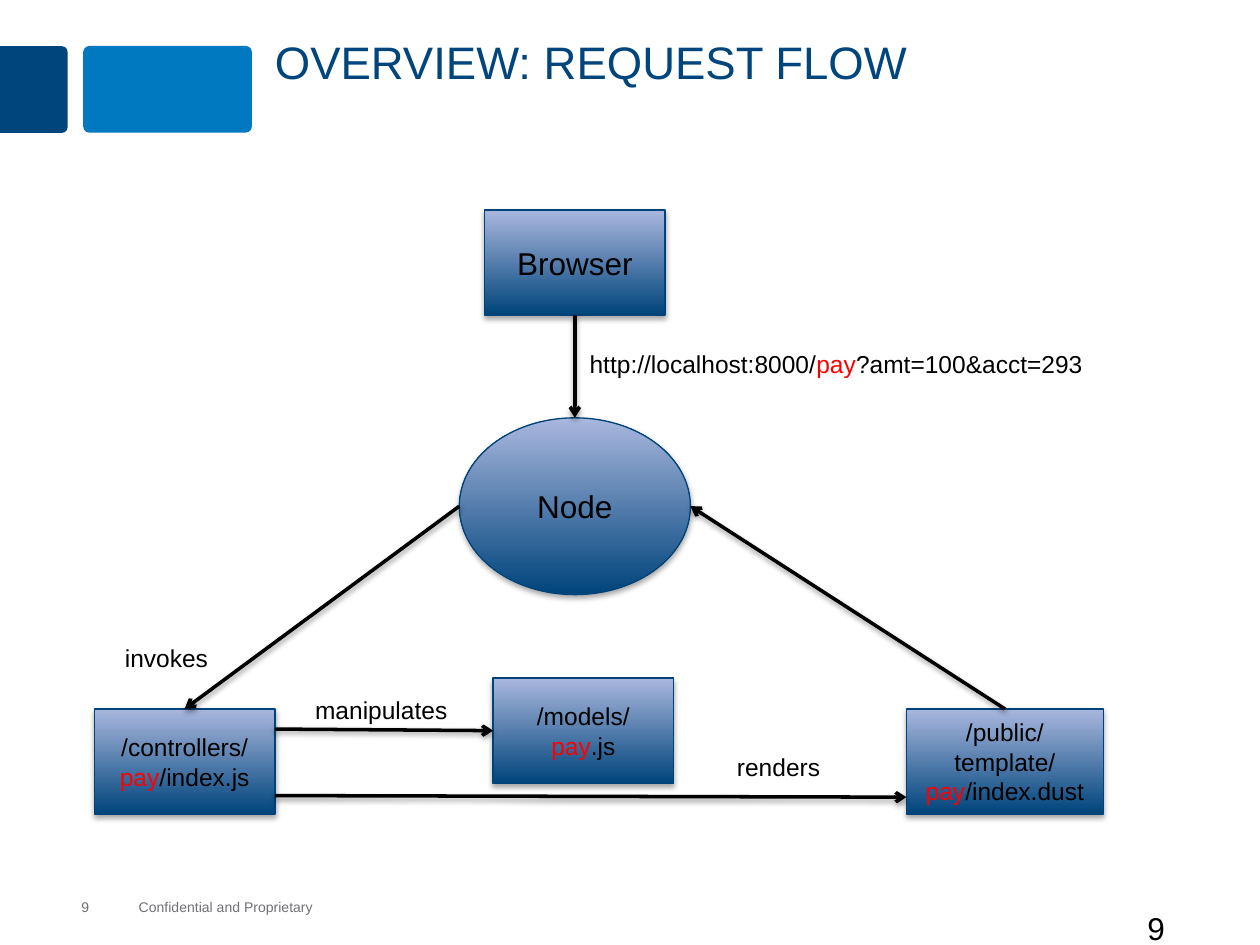
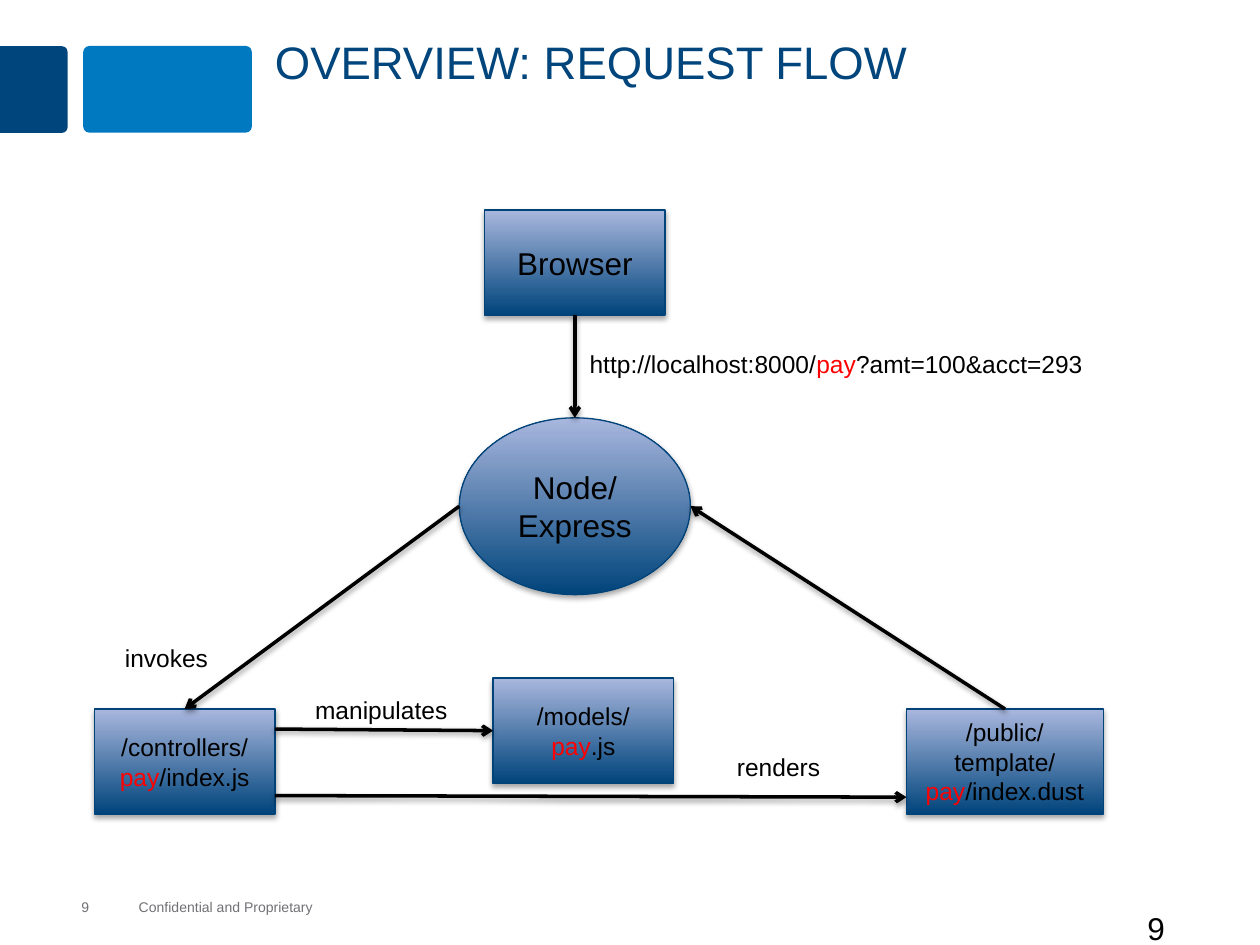
Before and after one commit to MaxMillington/nodePractice, a slide deck: slide 9 of node/lesson-80-kraken/kraken.pptx. Drawn at 1260x945 pixels with LibreOffice and Linux fonts; fonts in the diff are those of the drawing; background and template pictures are left out. Boxes give left, top, right and bottom in pixels: in the first picture for what was removed or moved away, otherwise in the second. Text is boxed around its words. In the diff, an @@ line names an element or a change of style, - is before the commit and + after.

```diff
--- a/node/lesson-80-kraken/kraken.pptx
+++ b/node/lesson-80-kraken/kraken.pptx
@@ text in ellipse at bbox=[518, 476, 632, 543]: text changed @@
-Node
+Node/Express
```
Also in this commit, not shown: 2 other slides changed.
